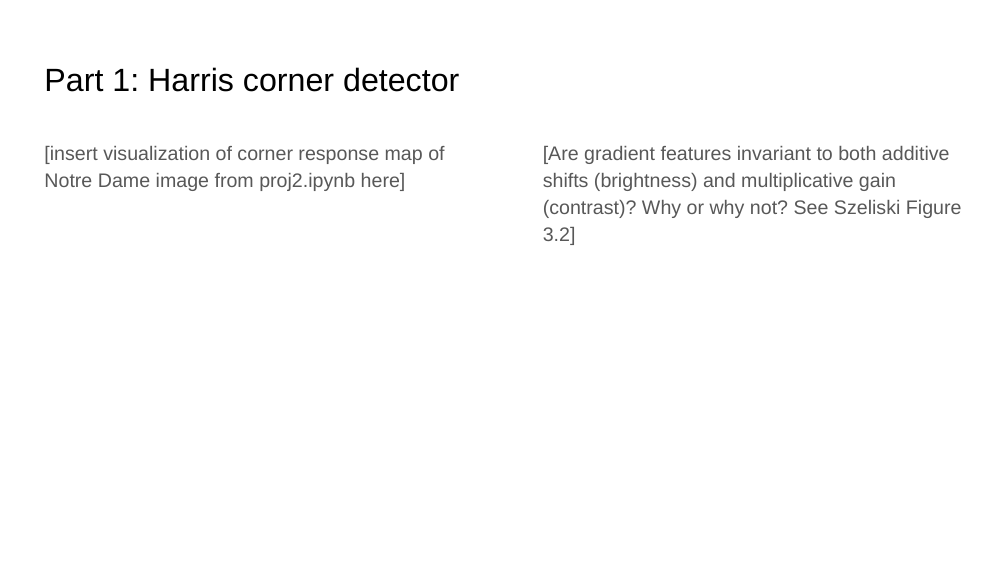
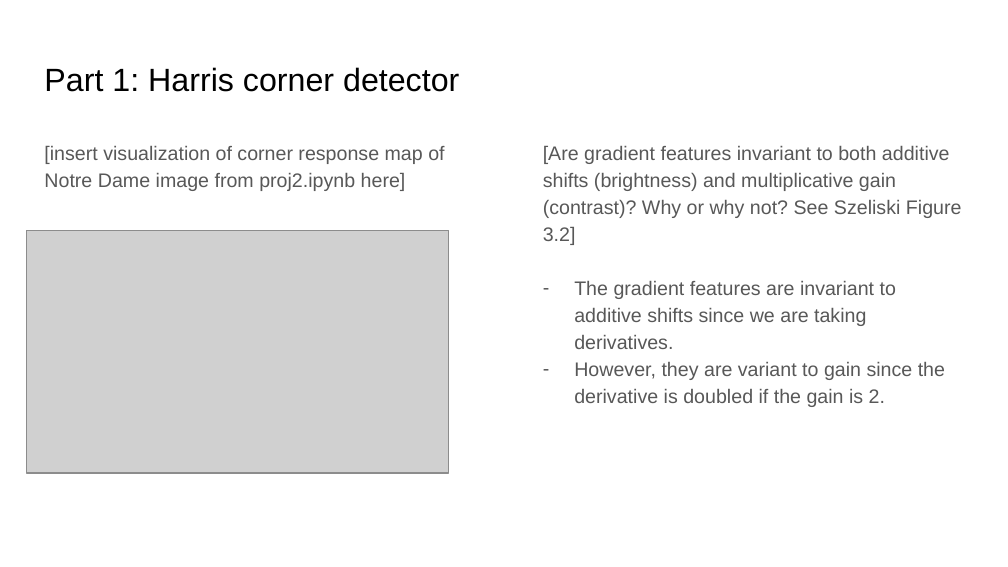
Before and after one commit to m-a-c-e/Computer-Vision, a slide deck: slide 4 of project-2/docs/proj2_report.pptx. Drawn at 1008x567 pixels with LibreOffice and Linux fonts; fonts in the diff are those of the drawing; grey boxes stand for pictures. Boxes give left, top, right and bottom in pixels: in the first picture for what was removed or moved away, otherwise in the second. Text is boxed around its words. In the diff, an @@ line names an element or a change of style, - is before the commit and + after.

```diff
--- a/project-2/docs/proj2_report.pptx
+++ b/project-2/docs/proj2_report.pptx
@@ picture added at [26,230,449,473] @@
@@ text at [574,281,945,407]: paragraphs added @@
+– The gradient features are invariant to additive shifts since we are taking derivatives.
+– However, they are variant to gain since the derivative is doubled if the gain is 2.
```
Also in this commit, not shown: 18 other slides changed, 32 other files.
